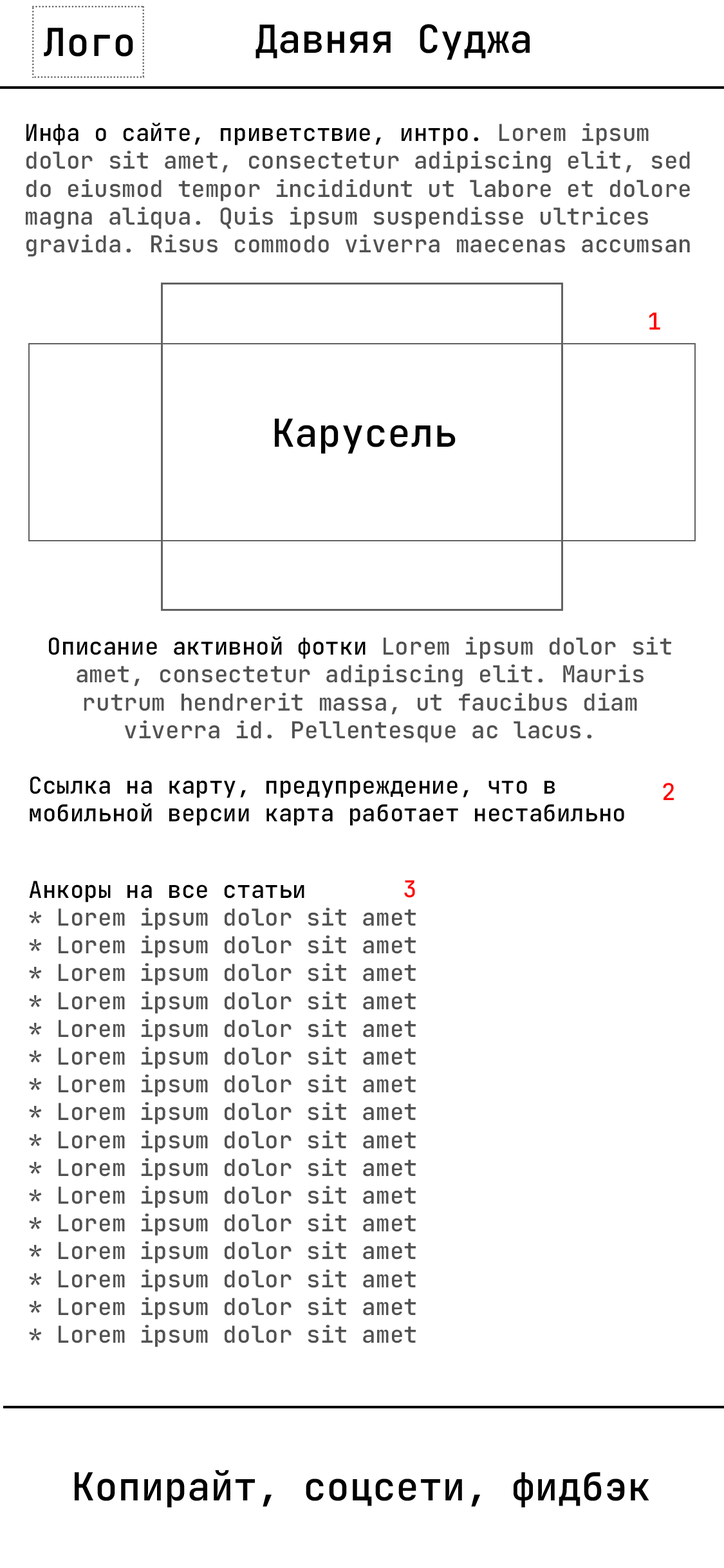
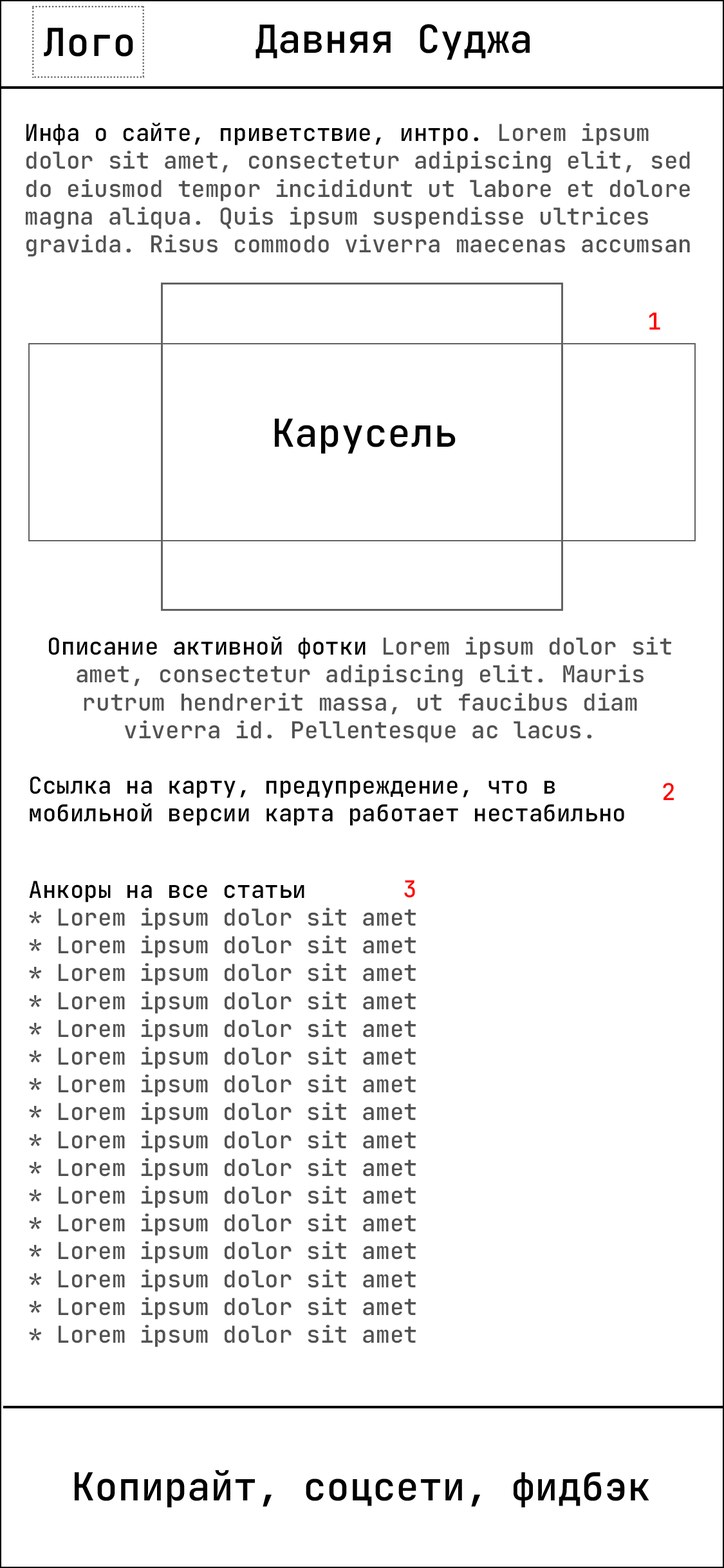
Two versions of the same layered image (724 x 1568). Layer-by-layer changes:
added layer "Обводка" above "Фон" over [0, 0, 724, 1568]
